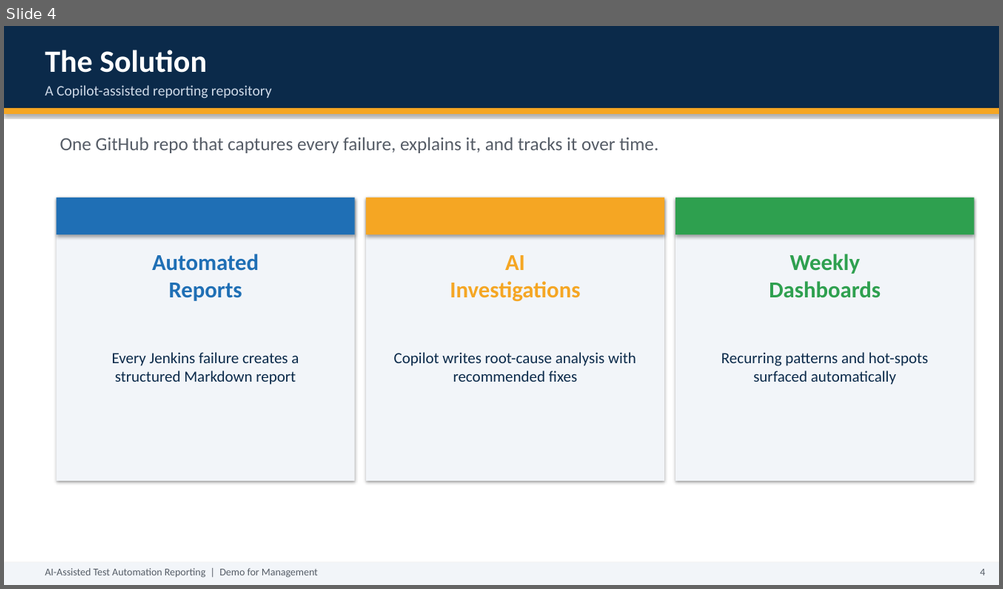
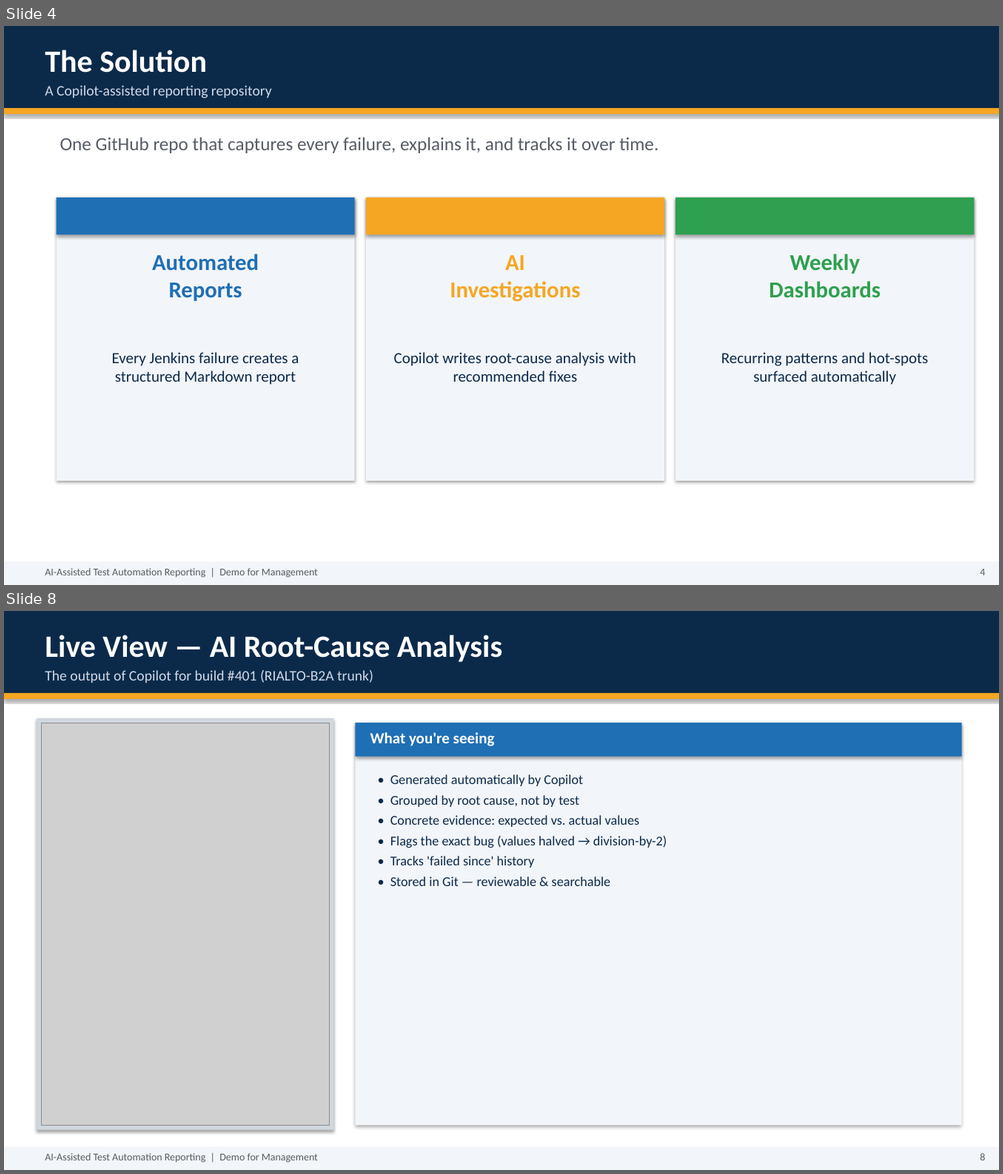
Before and after one commit to abidaliatex/test-automation-reporting, a slide deck: AI-Test-Automation-Reporting-Demo.pptx. Shown one above the other, each under a label of ours: slide 4 before the commit, slides 4 and 8 after it; the slides between them are not shown. The pictures are 1003x589 and 1003x1174 pixels, drawn with LibreOffice and Linux fonts; fonts in the diff are those of the drawing; grey boxes stand for pictures. Boxes give left, top, right and bottom in pixels: in the first picture for what was removed or moved away, otherwise in the second. Text is boxed around its words. In the diff, an @@ line names an element or a change of style, - is before the commit and + after.

```diff
--- a/AI-Test-Automation-Reporting-Demo.pptx
+++ b/AI-Test-Automation-Reporting-Demo.pptx
@@ slide 8 added at (4,611,999,1170), background #FFFFFF @@
@@ rectangle added at (4,611,999,1170), fill #FFFFFF @@
@@ rectangle added at (4,611,999,693), fill #0B2A4A @@
@@ text added at (45,635,502,662), 30 pt, text #FFFFFF, bold @@
+Live View — AI Root-Cause Analysis
@@ text added at (45,670,373,683), 14 pt, text #CFDAE8 @@
+The output of Copilot for build #401 (RIALTO-B2A trunk)
@@ rectangle added at (4,693,999,699), fill #F5A623 @@
@@ rectangle added at (37,718,334,1130), fill #D0D7DE @@
@@ picture added at (41,723,330,1126) @@
@@ rectangle added at (356,723,962,1126), fill #F2F5F9 @@
@@ rectangle added at (356,723,962,757), fill #1F6FB5 @@
@@ text added at (370,732,495,746), 15 pt, text #FFFFFF, bold @@
+What you're seeing
@@ text added at (390,775,667,886), 13 pt, text #0B2A4A @@
+• Generated automatically by Copilot
+• Grouped by root cause, not by test
+• Concrete evidence: expected vs. actual values
+• Flags the exact bug (values halved → division-by-2)
+• Tracks 'failed since' history
+• Stored in Git — reviewable & searchable
@@ rectangle added at (4,1148,999,1170), fill #F2F5F9 @@
@@ text added at (45,1153,318,1163), 10 pt, text #555C66 @@
+AI-Assisted Test Automation Reporting | Demo for Management
@@ text added at (979,1153,984,1161), 10 pt, text #555C66 @@
+8
```
Also in this commit, not shown: 7 slides changed, 7 other slides added, 2 slides removed, 4 other files.
